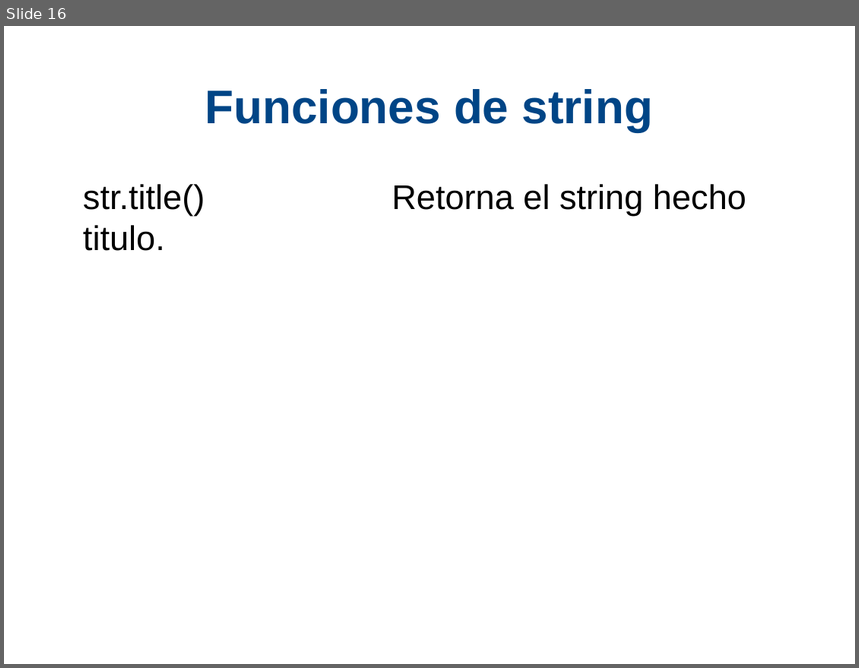
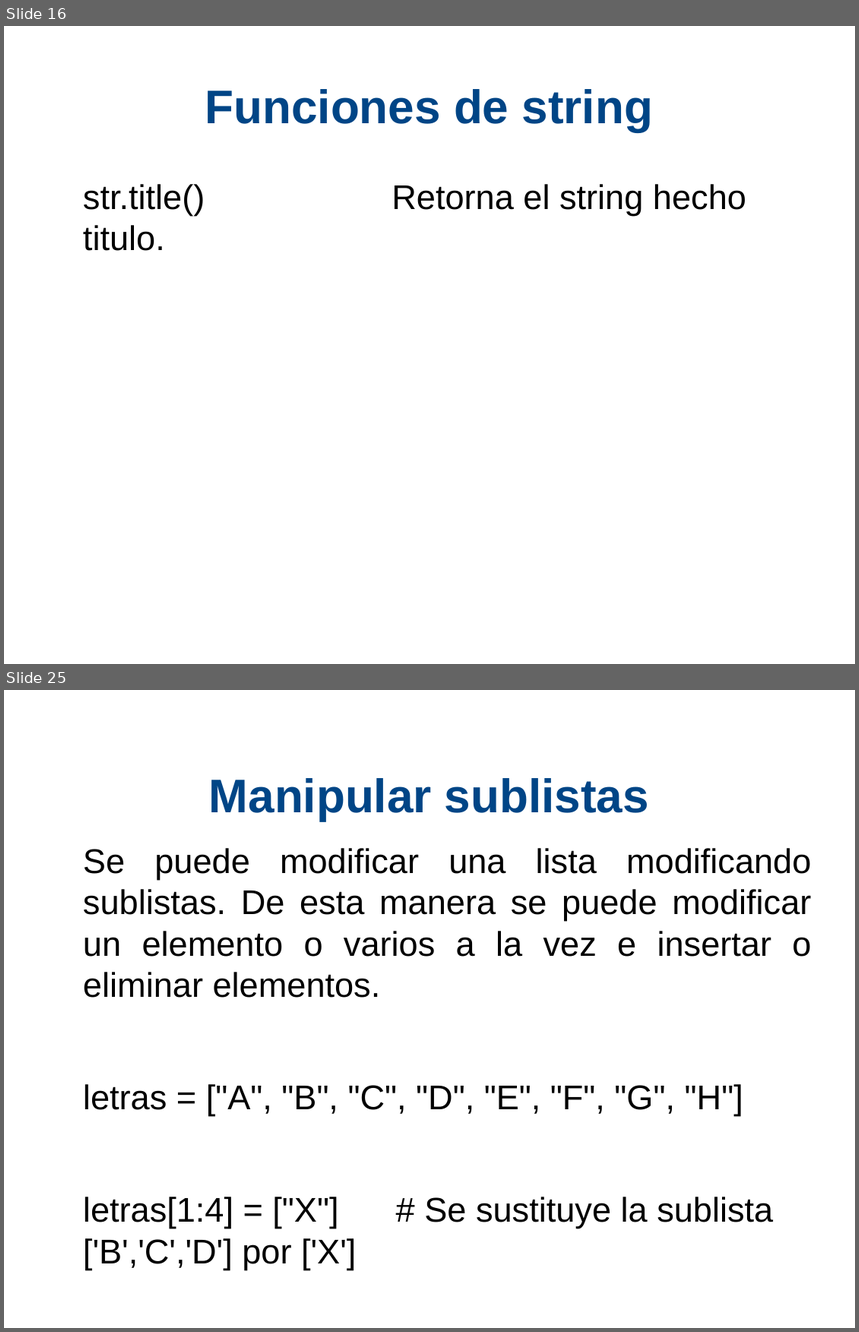
Before and after one commit to xDavidPM/Taller-Python, a slide deck: Python diapositiva.odp. Shown one above the other, each under a label of ours: slide 16 before the commit, slides 16 and 25 after it; the slides between them are not shown. The pictures are 859x668 and 859x1332 pixels, drawn with LibreOffice and Linux fonts; fonts in the diff are those of the drawing; background and template pictures are left out. Boxes give left, top, right and bottom in pixels: in the first picture for what was removed or moved away, otherwise in the second. Text is boxed around its words. In the diff, an @@ line names an element or a change of style, - is before the commit and + after.

```diff
--- a/Python diapositiva.odp
+++ b/Python diapositiva.odp
@@ slide 25 added at [4,690,855,1328], background #FFFFFF @@
@@ title added at [209,778,649,821], 44 pt, text #004586, bold @@
+Manipular sublistas
@@ text added at [83,848,811,1229], 32 pt, text #000000 @@
+Se puede modificar una lista modificando sublistas. De esta manera se puede modificar un elemento o varios a la vez e insertar o eliminar elementos.
+letras = ["A", "B", "C", "D", "E", "F", "G", "H"]
+letras[1:4] = ["X"] # Se sustituye la sublista ['B','C','D'] por ['X']
```
Also in this commit, not shown: 4 slides changed, 10 other slides added, 1 other file.
